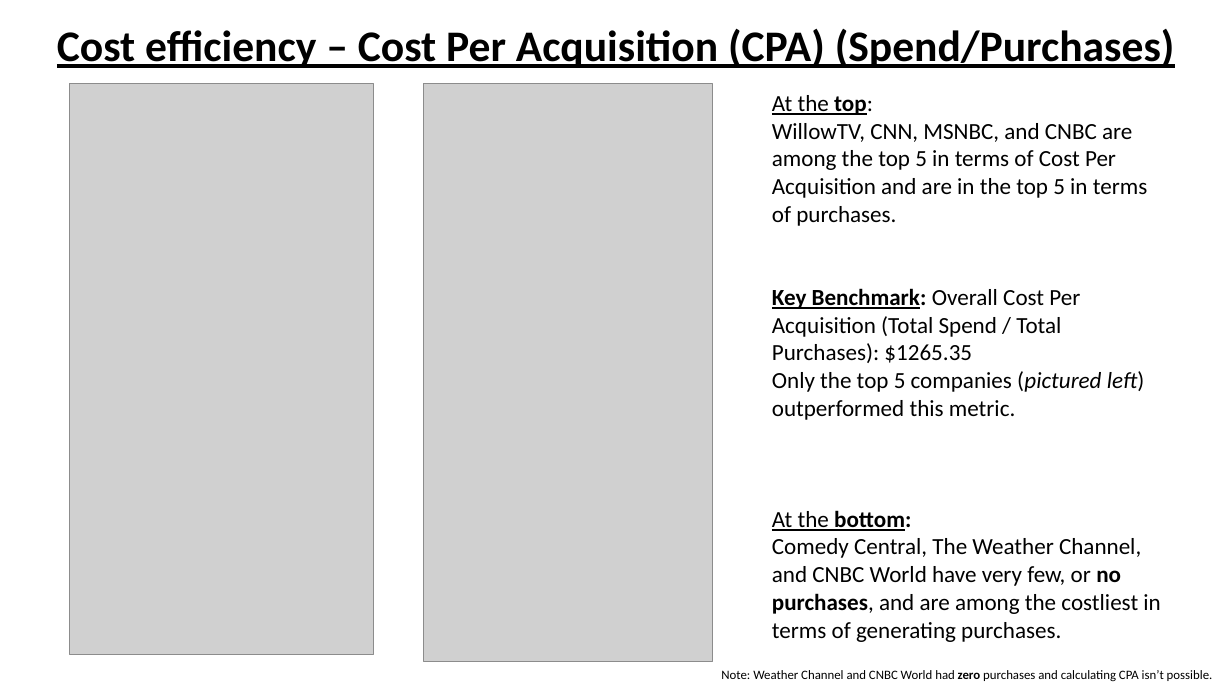
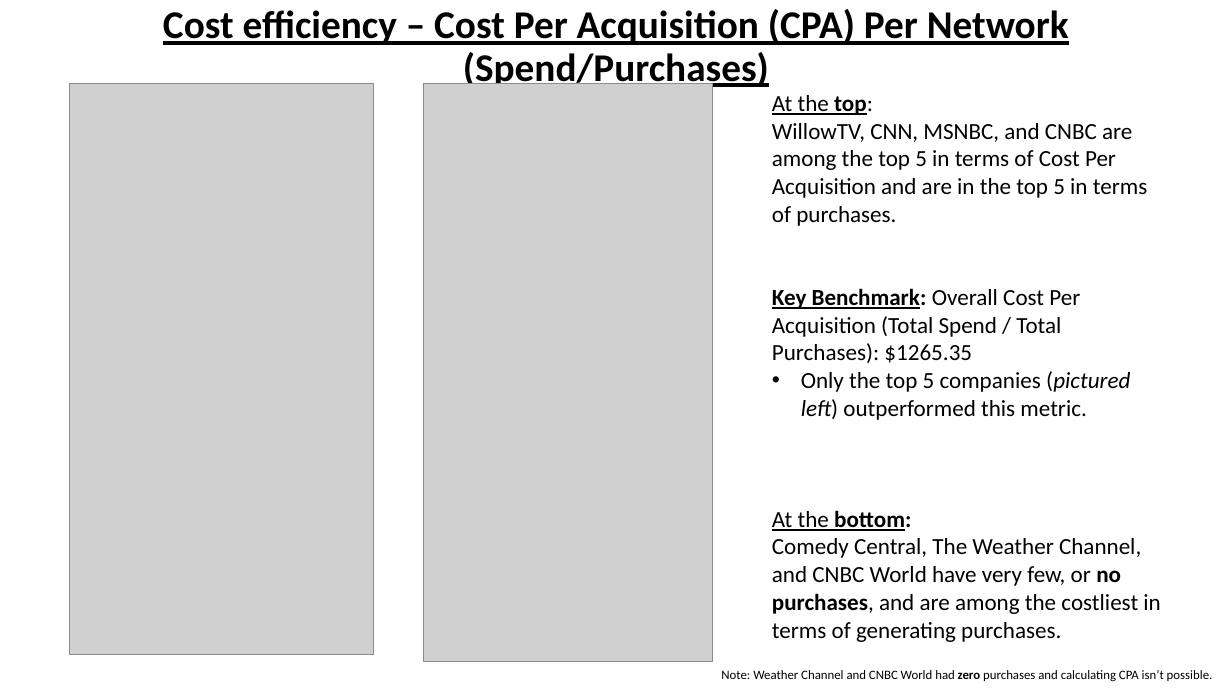
Before and after one commit to papir805/telepulse_ad_campaign_report, a slide deck: slide 6 of companyxyz_presentation copy.pptx. Drawn at 1232x693 pixels with LibreOffice and Linux fonts; fonts in the diff are those of the drawing; grey boxes stand for pictures. Boxes give left, top, right and bottom in pixels: in the first picture for what was removed or moved away, otherwise in the second. Text is boxed around its words. In the diff, an @@ line names an element or a change of style, - is before the commit and + after.

```diff
--- a/companyxyz_presentation copy.pptx
+++ b/companyxyz_presentation copy.pptx
@@ title at box(163, 9, 1069, 91): text changed; size 34 to 30.6 pt @@
-Cost efficiency – Cost Per Acquisition (CPA) (Spend/Purchases)
+Cost efficiency – Cost Per Acquisition (CPA) Per Network (Spend/Purchases)
@@ text at box(801, 371, 1130, 420): bullet none to • @@
```
Also in this commit, not shown: 15 other slides changed, 4 other files.
